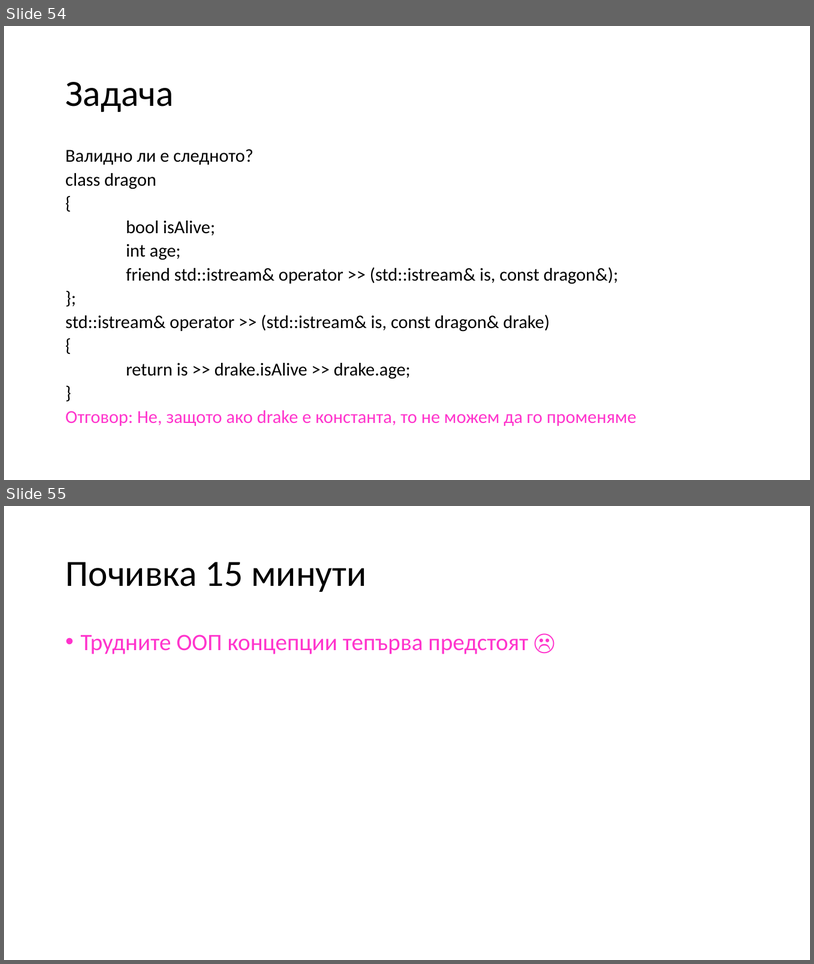
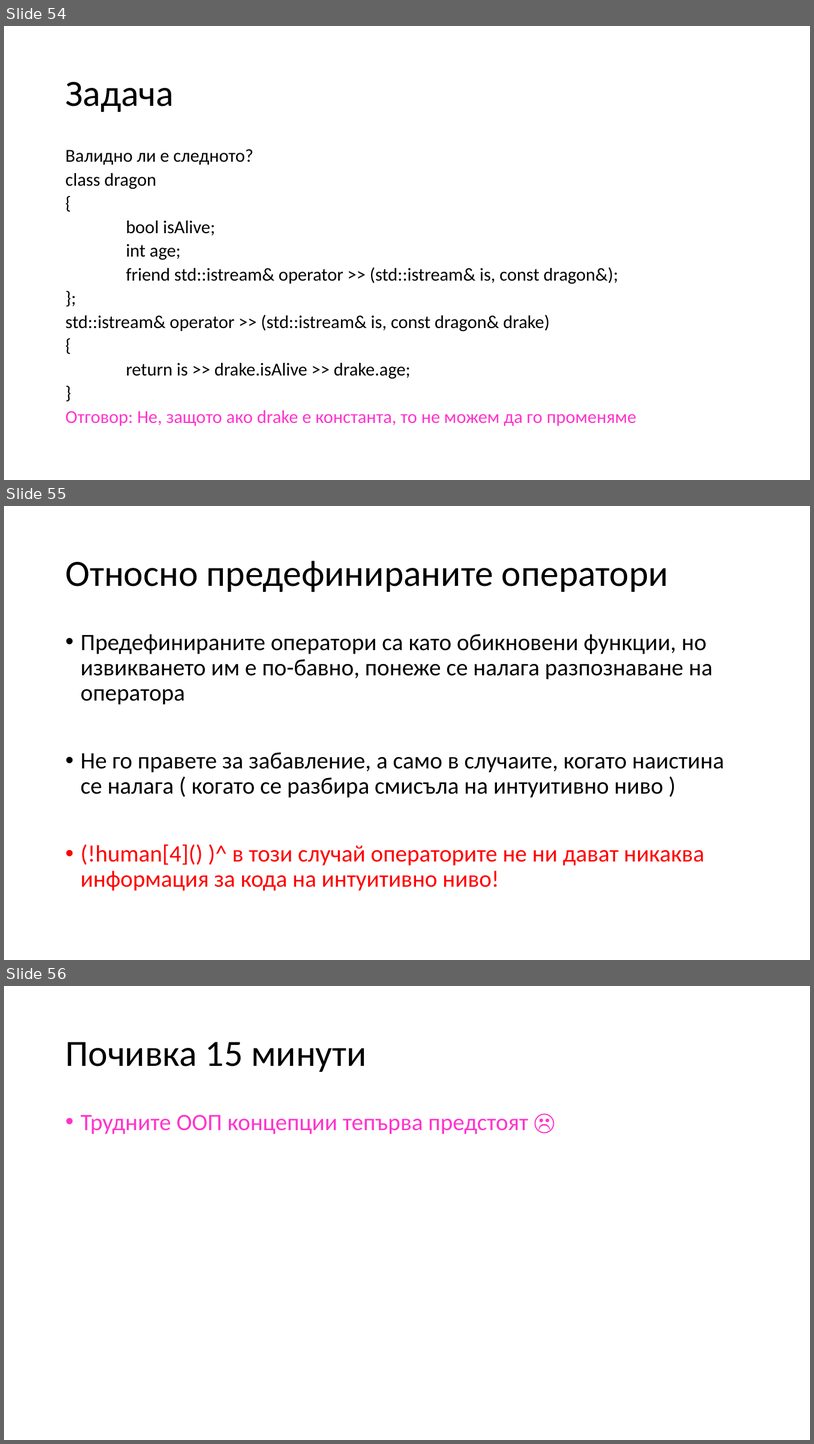
Before and after one commit to Mapmo/Uni-CPP, a slide deck: Object-Oriented Programming/Consultation 2/Consultation2.pptx. Shown one above the other, each under a label of ours: slides 54 and 55 before the commit, slides 54, 55 and 56 after it. The pictures are 814x964 and 814x1444 pixels, drawn with LibreOffice and Linux fonts; fonts in the diff are those of the drawing. Boxes give left, top, right and bottom in pixels: in the first picture for what was removed or moved away, otherwise in the second. Text is boxed around its words. In the diff, an @@ line names an element or a change of style, - is before the commit and + after.

```diff
--- a/Object-Oriented Programming/Consultation 2/Consultation2.pptx
+++ b/Object-Oriented Programming/Consultation 2/Consultation2.pptx
@@ slide 55 added at bbox=[4, 506, 810, 960], background #FFFFFF @@
@@ title added at bbox=[65, 561, 669, 592], 44 pt, text #000000 @@
+Относно предефинираните оператори
@@ text added at bbox=[81, 634, 724, 891], 28 pt, text #000000 @@
+• Предефинираните оператори са като обикновени функции, но извикването им е по-бавно, понеже се налага разпознаване на оператора
+• Не го правете за забавление, а само в случаите, когато наистина се налага ( когато се разбира смисъла на интуитивно ниво )
+• (!human[4]() )^ в този случай операторите не ни дават никаква информация за кода на интуитивно ниво!
@@ what was slide 55 is now slide 56 @@
```
Also in this commit, not shown: 1 slide changed, 46 other slides added.
